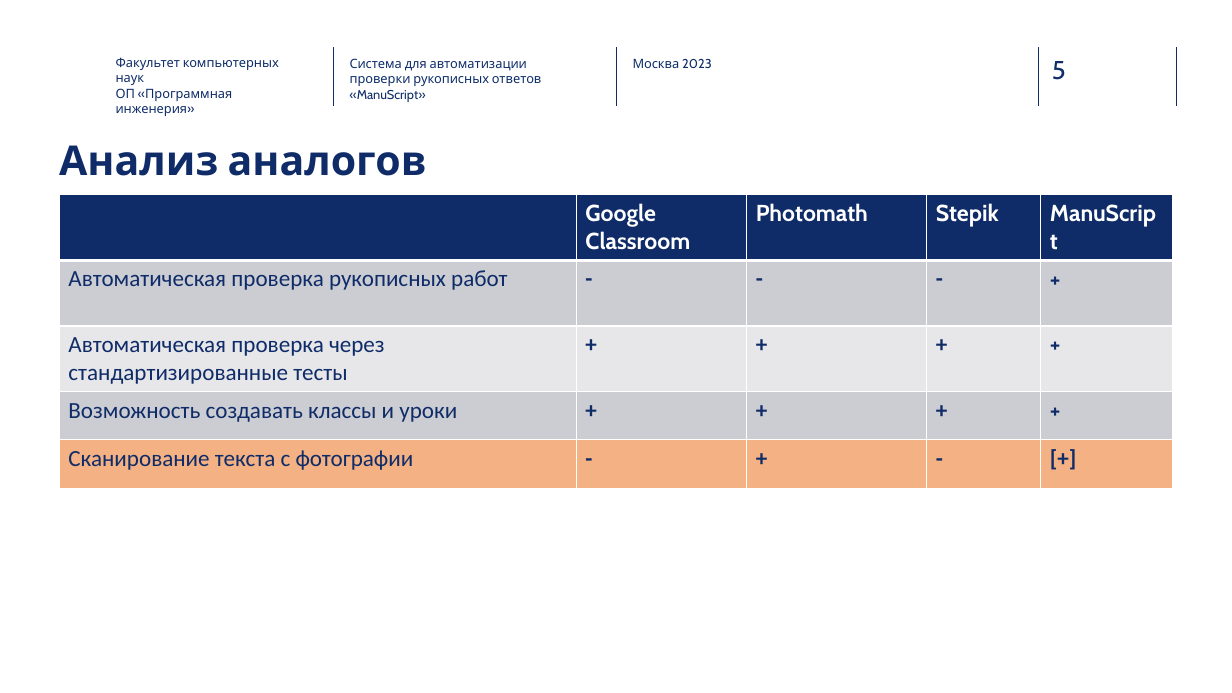
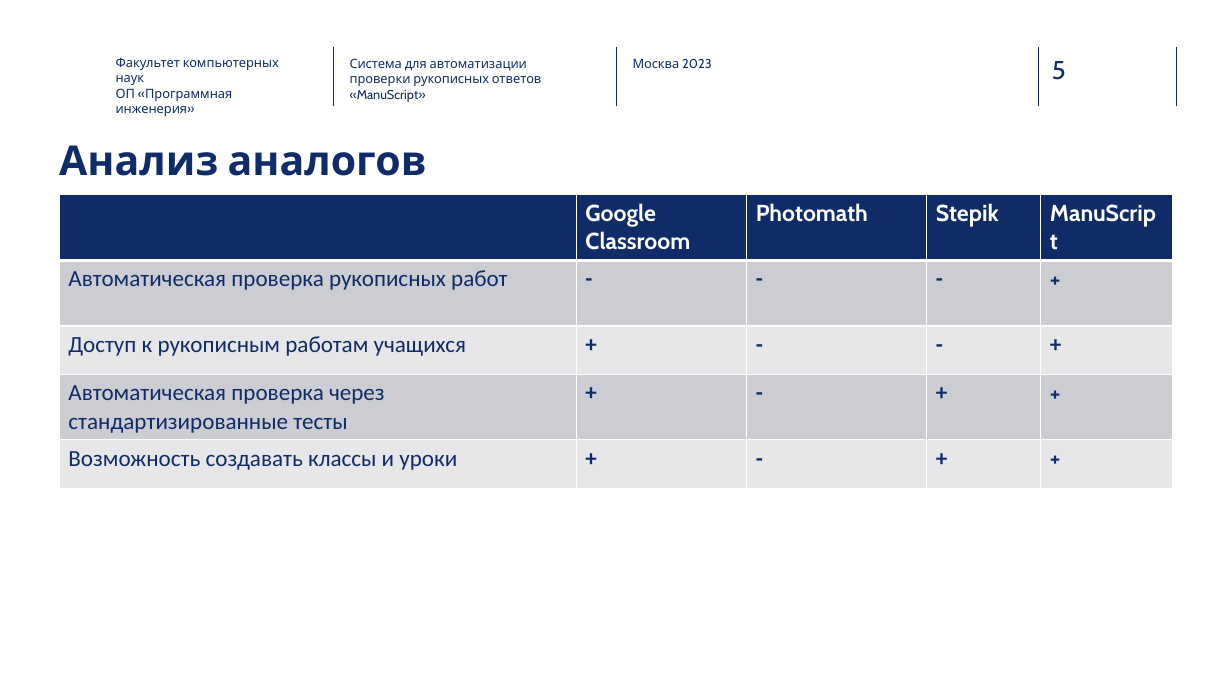
Before and after one commit to adadgoff/ManuScript, a slide deck: slide 5 of docs/Дадыков_Артемий_Презентация.pptx. Drawn at 1232x693 pixels with LibreOffice and Linux fonts; fonts in the diff are those of the drawing; background and template pictures are left out. Boxes give left, top, right and bottom in pixels: in the first picture for what was removed or moved away, otherwise in the second. Text is boxed around its words. In the diff, an @@ line names an element or a change of style, - is before the commit and + after.

```diff
--- a/docs/Дадыков_Артемий_Презентация.pptx
+++ b/docs/Дадыков_Артемий_Презентация.pptx
@@ table at box(59, 195, 1173, 485) @@
-row 3: Автоматическая проверка через стандартизированные тесты | + | + | + | +
+row 3: Доступ к рукописным работам учащихся | + | - | - | +
-row 4, column 1: Возможность создавать классы и уроки
+row 4, column 1: Автоматическая проверка через стандартизированные тесты
-row 4, column 3: +
+row 4, column 3: -
-row 5: Сканирование текста с фотографии | - | + | - | [+]
+row 5: Возможность создавать классы и уроки | + | - | + | +
@@ fill #F4B183 to #E7E8EB in row 5 @@
@@ font Cabin to Calibri in "+" @@
```
Also in this commit, not shown: 6 other slides changed, 6 other files.
